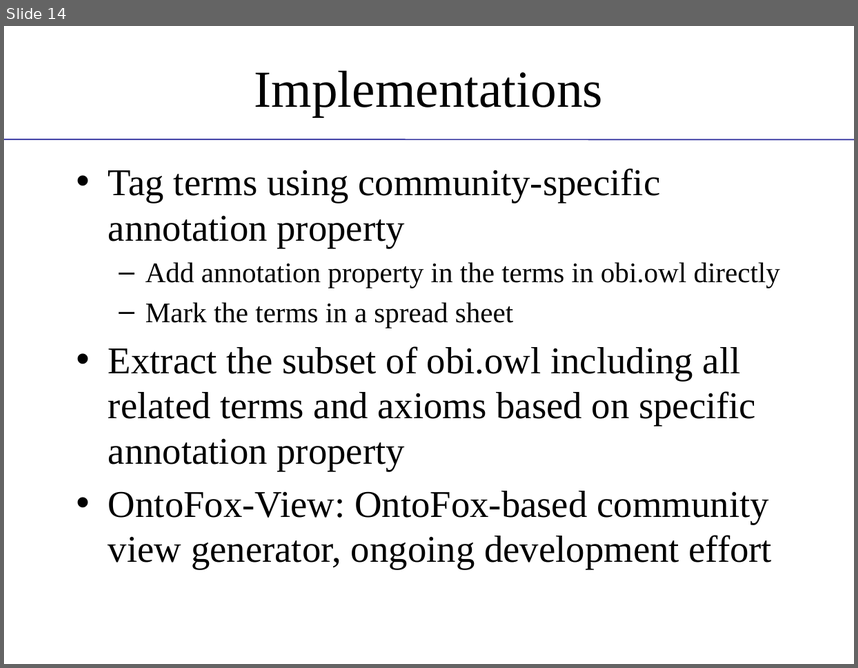
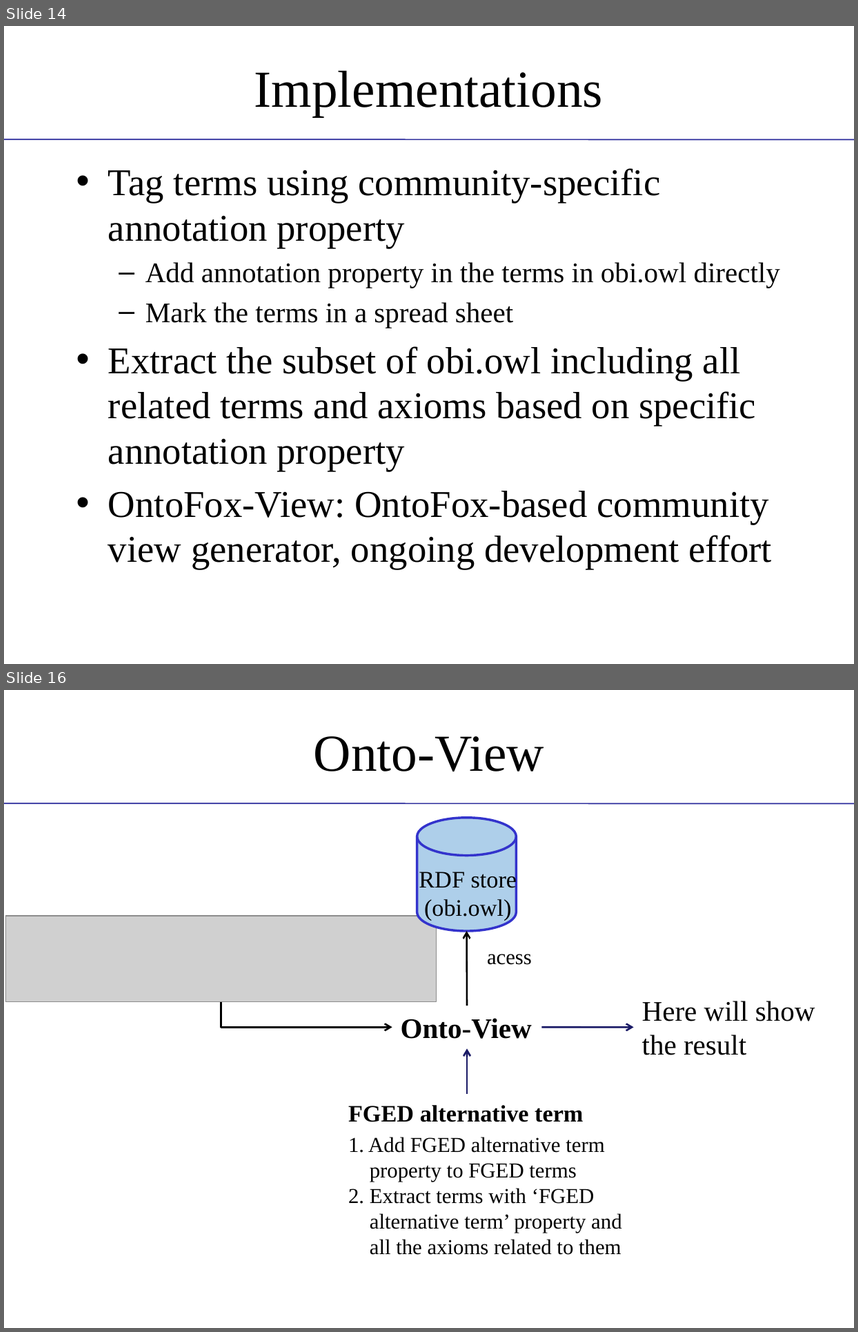
Before and after one commit to obi-ontology/obi-legacy-svn, a slide deck: trunk/docs/presentations/OBI tutorial July 2011 ICBO/MIREOT-View.pptx. Shown one above the other, each under a label of ours: slide 14 before the commit, slides 14 and 16 after it; the slides between them are not shown. The pictures are 858x668 and 858x1332 pixels, drawn with LibreOffice and Linux fonts; fonts in the diff are those of the drawing; grey boxes stand for pictures; background and template pictures are left out. Boxes give left, top, right and bottom in pixels: in the first picture for what was removed or moved away, otherwise in the second. Text is boxed around its words. In the diff, an @@ line names an element or a change of style, - is before the commit and + after.

```diff
--- a/trunk/docs/presentations/OBI tutorial July 2011 ICBO/MIREOT-View.pptx
+++ b/trunk/docs/presentations/OBI tutorial July 2011 ICBO/MIREOT-View.pptx
@@ slide 16 added at (x1=4, y1=690, x2=854, y2=1328), background #FFFFFF; not listed: 1 template element that a slide beside it also shows @@
@@ title added at (x1=314, y1=736, x2=544, y2=771), 44 pt, text #000000 @@
+Onto-View
@@ cylinder added at (x1=417, y1=818, x2=517, y2=931), fill #AECFEA, outline #3333CC 2 pt @@
@@ text added at (x1=419, y1=869, x2=517, y2=920), 20 pt, text #000000 @@
+RDF store
+(obi.owl)
@@ picture added at (x1=5, y1=915, x2=436, y2=1001) @@
@@ arrow added from (467, 1005) to (466, 931), #000000 1.5 pt @@
@@ text added at (x1=487, y1=954, x2=532, y2=965), 18 pt, text #000000 @@
+acess
@@ elbow arrow added from (221, 1002) to (392, 1027), #000000 1.5 pt @@
@@ text added at (x1=401, y1=1018, x2=532, y2=1038), 24 pt, text #000000, bold @@
+Onto-View
@@ text added at (x1=642, y1=1000, x2=815, y2=1055), 24 pt, text #000000 @@
+Here will show
+the result
@@ arrow added from (542, 1027) to (634, 1027), #191966 1.5 pt @@
@@ arrow added from (467, 1094) to (467, 1049), #191966 1.5 pt @@
@@ text added at (x1=348, y1=1105, x2=583, y2=1122), 20 pt, text #000000, bold @@
+FGED alternative term
@@ text added at (x1=348, y1=1136, x2=622, y2=1254), 18 pt, text #000000 @@
+1. Add FGED alternative term
+property to FGED terms
+2. Extract terms with ‘FGED
+alternative term’ property and
+all the axioms related to them
```
Also in this commit, not shown: 5 slides changed.
